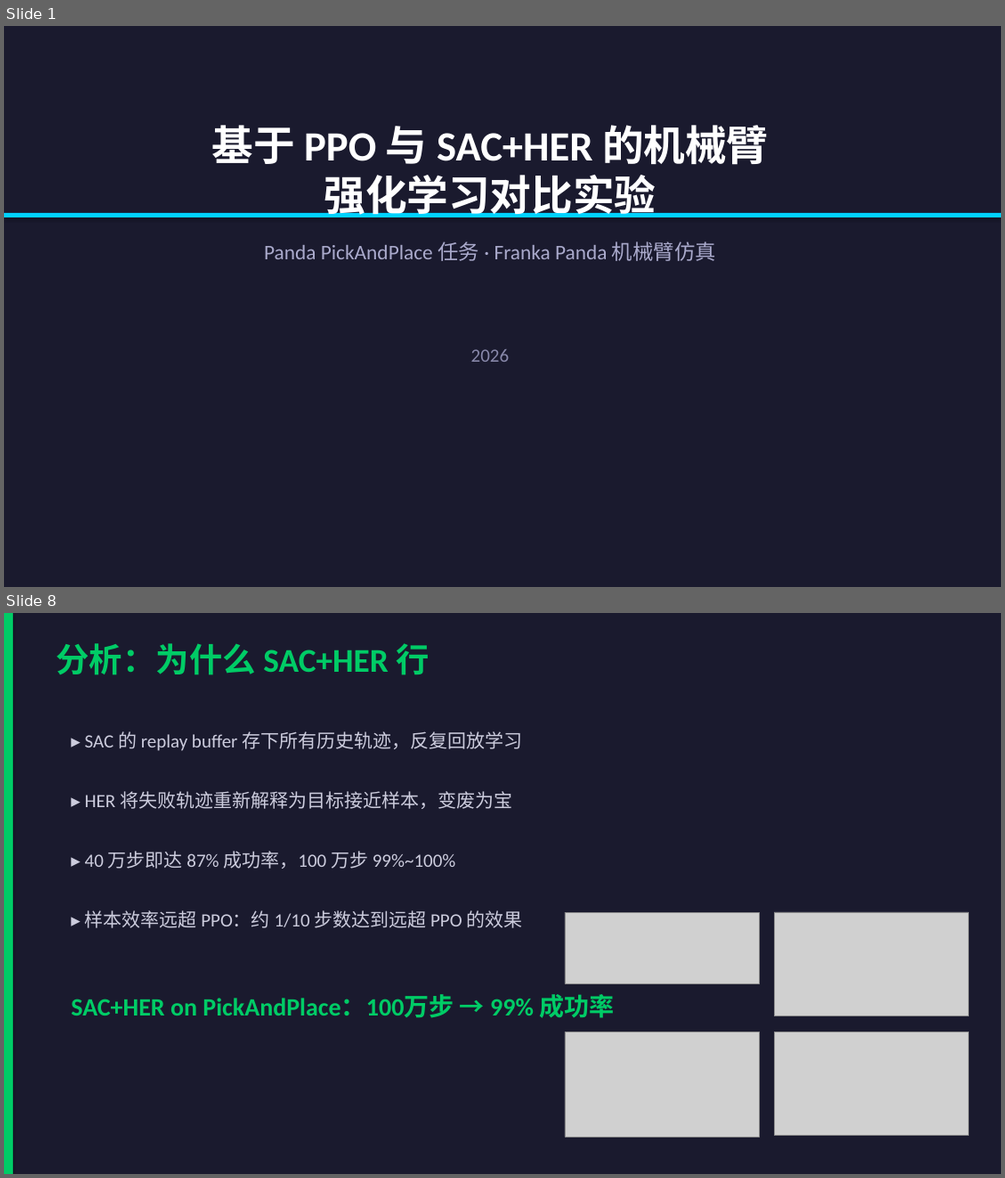
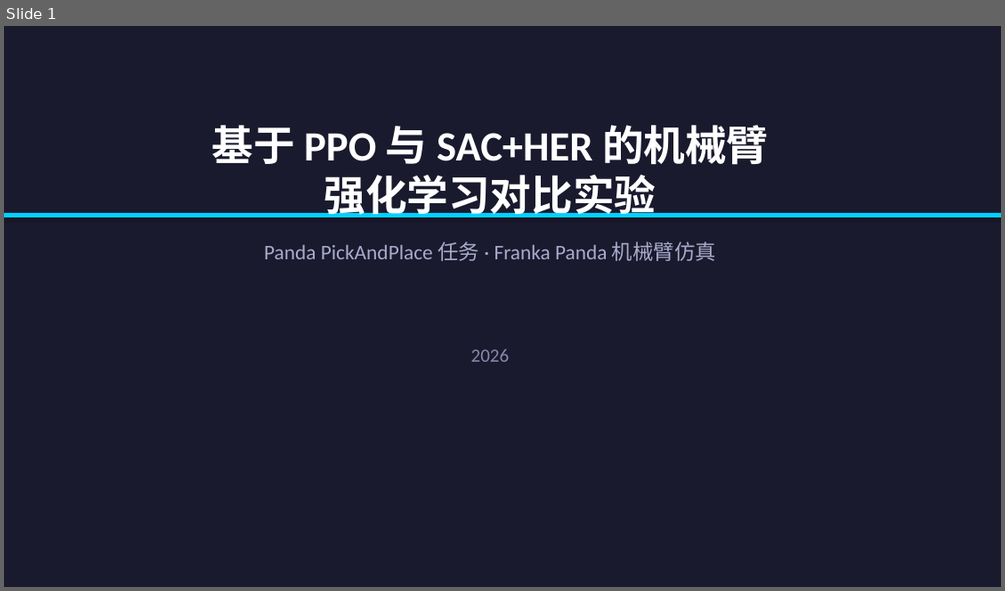
Before and after one commit to baobaolong777/RLStudy, a slide deck: 汇报PPT_PPO_vs_SAC_HER.pptx. Shown one above the other, each under a label of ours: slides 1 and 8 before the commit, slide 1 after it; the slides between them are not shown. The pictures are 1005x1178 and 1005x591 pixels, drawn with LibreOffice and Linux fonts; fonts in the diff are those of the drawing; grey boxes stand for pictures. Boxes give left, top, right and bottom in pixels: in the first picture for what was removed or moved away, otherwise in the second. Text is boxed around its words. In the diff, an @@ line names an element or a change of style, - is before the commit and + after.

```diff
--- a/汇报PPT_PPO_vs_SAC_HER.pptx
+++ b/汇报PPT_PPO_vs_SAC_HER.pptx
@@ slide 8 removed at (4, 613, 1001, 1174), background #1A1A2E @@
@@ rectangle removed at (4, 613, 13, 1174) @@
@@ text removed at (57, 643, 429, 675) @@
-分析：为什么 SAC+HER 行
@@ text removed at (85, 731, 522, 751) @@
-▸ SAC 的 replay buffer 存下所有历史轨迹，反复回放学习
@@ text removed at (85, 791, 512, 809) @@
-▸ HER 将失败轨迹重新解释为目标接近样本，变废为宝
@@ text removed at (85, 851, 456, 868) @@
-▸ 40 万步即达 87% 成功率，100 万步 99%~100%
@@ text removed at (85, 910, 522, 928) @@
-▸ 样本效率远超 PPO：约 1/10 步数达到远超 PPO 的效果
@@ picture removed at (565, 912, 760, 984) @@
@@ picture removed at (774, 912, 969, 1016) @@
@@ text removed at (71, 994, 614, 1018) @@
-SAC+HER on PickAndPlace：100万步 → 99% 成功率
@@ picture removed at (565, 1032, 760, 1136) @@
@@ picture removed at (774, 1032, 969, 1135) @@
```
Also in this commit, not shown: 5 slides changed, 6 slides added, 2 other slides removed, 1 other file.
